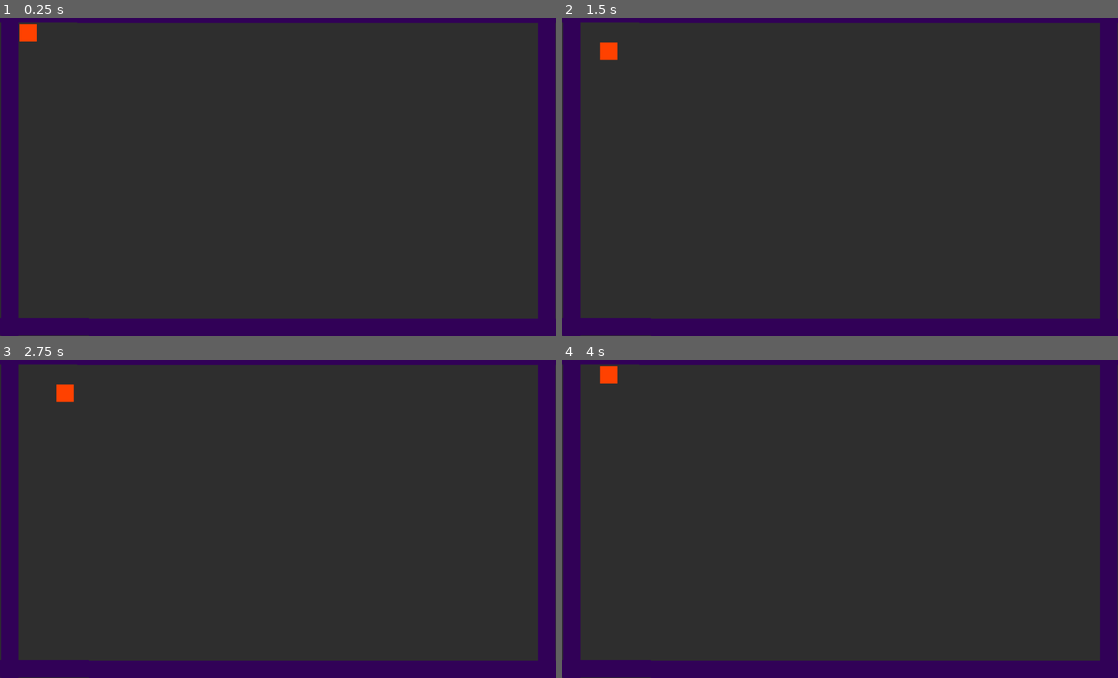
Above: before the commit, frames 1-4 (two rows, left to right).
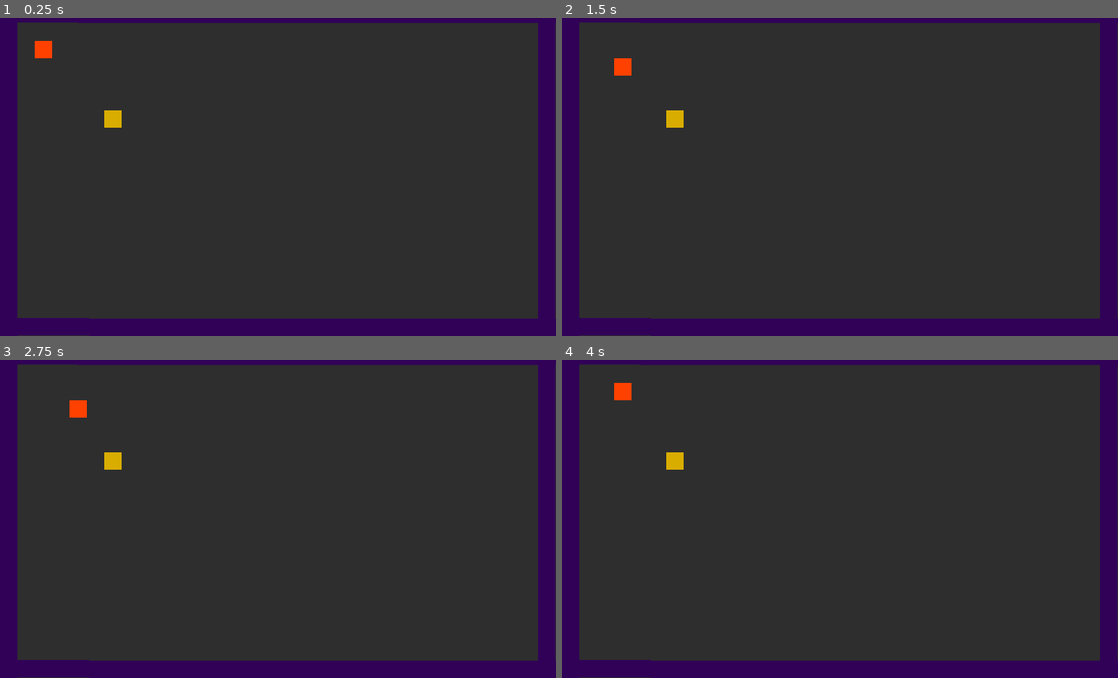
Above: after the commit, the same moments.

Repository: AllenRodger22/Cars_and_Boxes
Game: Godot game, scene res://Floor.tscn
The game is run twice, just before and just after one commit, with the same random seed, the same clock (stepped at 60 frames per second) and the same inputs.
Inputs:
- Up to frame 1 (0.25 s): no input
- Up to frame 2 (1.5 s): tap Enter at 0.5 s; hold Right (ui_right) 0.53-1.28 s; tap Space at 1.25 s; hold Down (ui_down) from 1.28 s (still down)
- Up to frame 3 (2.75 s): tap Enter at 2 s; release Down (ui_down) at 2.03 s; hold Right (ui_right) from 2.03 s (still down)
- Up to frame 4 (4 s): tap Space at 2.75 s; release Right (ui_right) at 2.78 s; hold Up (ui_up) 2.78-3.53 s; tap Enter at 3.5 s; hold Left (ui_left) from 3.53 s (still down)

The runs differ from the first frame. In frame 1, 1.0% of the frame differs, in the area x 0-22%, y 1-100%; in frame 2, 1.0%; in frame 3, 1.0%; in frame 4, 1.0%.

Commit message:
Boxes added but it's glitched
we can move the boxes but it's pretty glitched. I'm still thinking if it should be done with RayCast2D or collisions system.

Diff:
--- /dev/null
+++ b/Box.gd
@@ -0,0 +1,27 @@
+extends KinematicBody2D
+var tile_size = 32
+var SPEED = 1
+var directions = {"right": Vector2.RIGHT,
+			"left": Vector2.LEFT,
+			"up": Vector2.UP,
+			"down": Vector2.DOWN}
+
+
+# Called when the node enters the scene tree for the first time.
+func _ready():
+	pass # Replace with function body.
+
+
+# Called every frame. 'delta' is the elapsed time since the previous frame.
+func _physics_process(delta):
+	pass
+
+func _on_Player_PUSH(dir):
+		if dir == 'left':
+			position.x -= SPEED * tile_size
+		elif dir == 'right':
+			position.x += SPEED * tile_size
+		elif dir == 'up':
+			position.y -= SPEED * tile_size
+		elif dir == 'down': # Replace with function body.
+			position.y += SPEED * tile_size
--- /dev/null
+++ b/Box.tscn
@@ -0,0 +1,21 @@
+[gd_scene load_steps=3 format=2]
+
+[ext_resource path="res://Box.gd" type="Script" id=1]
+
+[sub_resource type="RectangleShape2D" id=1]
+extents = Vector2( 16, 16 )
+
+[node name="Node2D" type="KinematicBody2D"]
+script = ExtResource( 1 )
+__meta__ = {
+"_edit_group_": true
+}
+
+[node name="CollisionShape2D" type="CollisionShape2D" parent="."]
+position = Vector2( 16, 16 )
+shape = SubResource( 1 )
+
+[node name="ColorRect" type="ColorRect" parent="."]
+margin_right = 32.0
+margin_bottom = 32.0
+color = Color( 0.854902, 0.682353, 0, 1 )
--- a/Floor.tscn
+++ b/Floor.tscn
@@ -1,7 +1,8 @@
-[gd_scene load_steps=3 format=2]
+[gd_scene load_steps=4 format=2]
 
 [ext_resource path="res://car.tscn" type="PackedScene" id=1]
 [ext_resource path="res://wall.tscn" type="PackedScene" id=2]
+[ext_resource path="res://Box.tscn" type="PackedScene" id=3]
 
 [node name="Floor" type="Node2D"]
 
@@ -12,7 +13,7 @@
 
 [node name="Node2D" parent="." instance=ExtResource( 2 )]
 modulate = Color( 1, 0.027451, 1, 1 )
-position = Vector2( 2, -20 )
+position = Vector2( 1.19209e-07, -16 )
 scale = Vector2( 1, 27.2 )
 
 [node name="Node2D3" parent="." instance=ExtResource( 2 )]
@@ -33,4 +34,9 @@
 scale = Vector2( 1, 37.4793 )
 
 [node name="Player" parent="." instance=ExtResource( 1 )]
-position = Vector2( 36, 33 )
+position = Vector2( 64, 64 )
+
+[node name="Box" parent="." instance=ExtResource( 3 )]
+position = Vector2( 192, 192 )
+
+[connection signal="PUSH" from="Player" to="Box" method="_on_Player_PUSH"]
--- a/car.gd
+++ b/car.gd
@@ -1,7 +1,8 @@
 extends KinematicBody2D
 
 var tile_size = 32
-var SPEED = 64
+var SPEED = 1
+signal PUSH(dir)
 var inputs = {"right": Vector2.RIGHT,
 			"left": Vector2.LEFT,
 			"up": Vector2.UP,
@@ -16,15 +17,23 @@
 
 
 func move():
+	var dir
 	var velocity = Vector2.ZERO
 	if Input.is_action_just_pressed('ui_left'):
+		dir = 'left'
 		velocity = inputs['left'] * SPEED * tile_size
 	elif Input.is_action_just_pressed('ui_right'):
+		dir = 'right'
 		velocity = inputs['right'] * SPEED * tile_size
 	elif Input.is_action_just_pressed('ui_up'):
+		dir = 'up'
 		velocity = inputs['up'] * SPEED * tile_size
 	elif Input.is_action_just_pressed('ui_down'):
+		dir = 'down'
 		velocity = inputs['down'] * SPEED * tile_size
 	else:
 		velocity = Vector2.ZERO
-	move_and_slide(velocity)
+	var collision = move_and_collide(velocity)
+	if collision:
+		if collision.collider.name == 'Box':
+			emit_signal("PUSH",dir)
